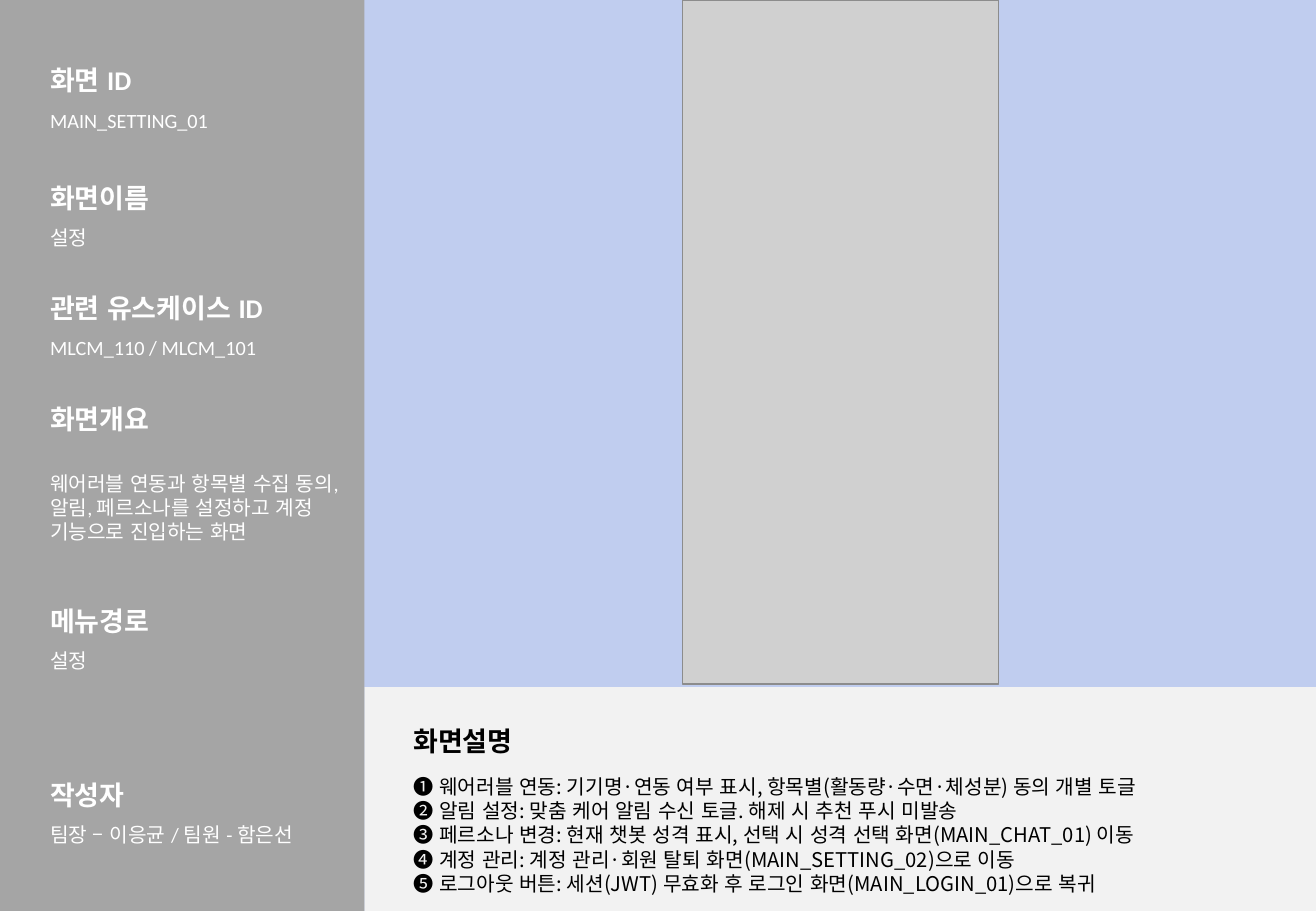
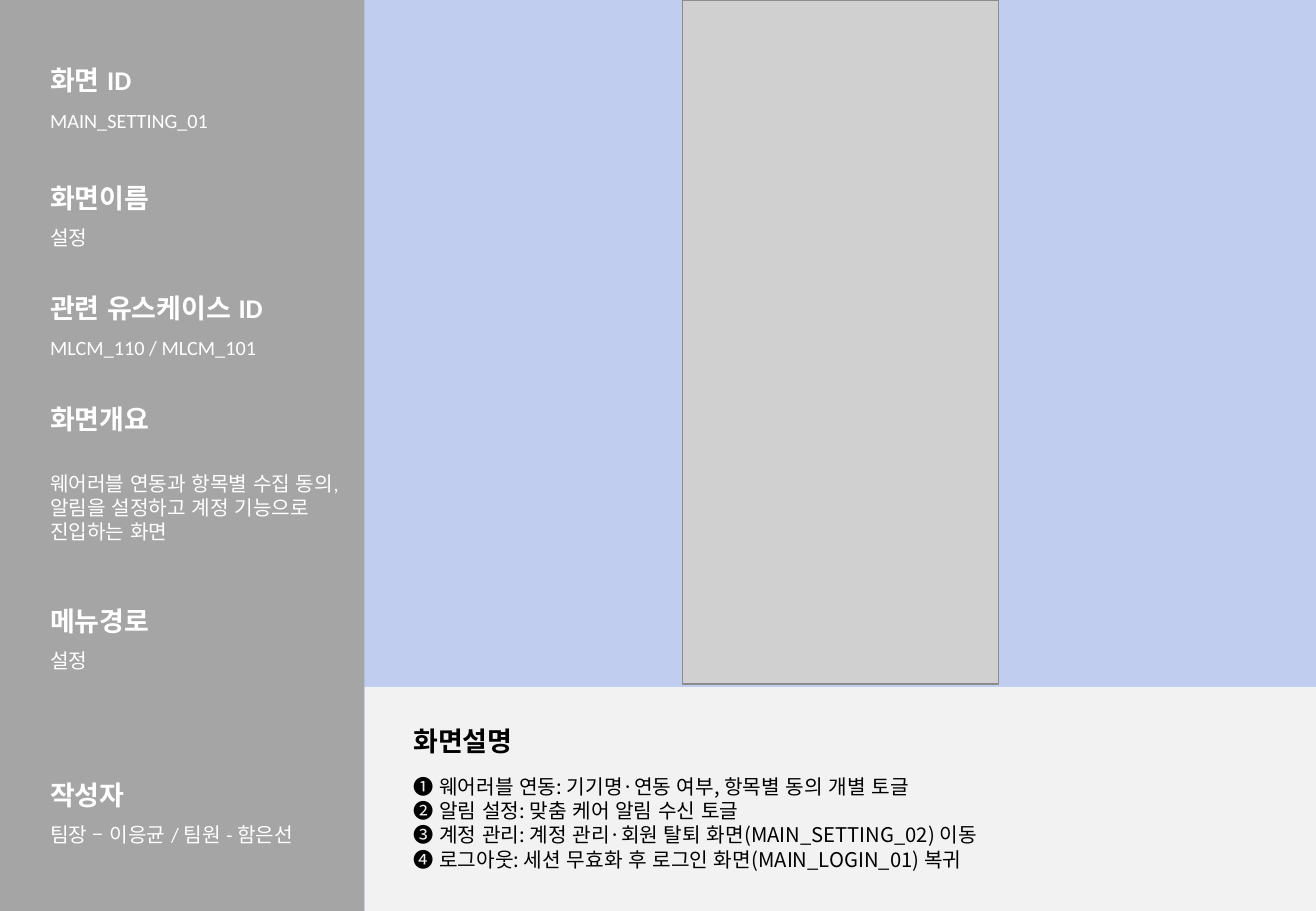
Before and after one commit to 2026-SMHRD-KDT-HealthCare-5/lisn, a slide deck: slide 17 of Documents/화면설계서_귀기울임.pptx. Drawn at 1316x911 pixels with LibreOffice and Linux fonts; fonts in the diff are those of the drawing; grey boxes stand for pictures. Boxes give left, top, right and bottom in pixels: in the first picture for what was removed or moved away, otherwise in the second. Text is boxed around its words. In the diff, an @@ line names an element or a change of style, - is before the commit and + after.

```diff
--- a/Documents/화면설계서_귀기울임.pptx
+++ b/Documents/화면설계서_귀기울임.pptx
@@ text at bbox=[50, 474, 339, 541]: text changed @@
-웨어러블 연동과 항목별 수집 동의, 알림, 페르소나를 설정하고 계정 기능으로 진입하는 화면
+웨어러블 연동과 항목별 수집 동의, 알림을 설정하고 계정 기능으로 진입하는 화면
@@ text at bbox=[413, 773, 977, 873]: text changed @@
-❶ 웨어러블 연동: 기기명·연동 여부 표시, 항목별(활동량·수면·체성분) 동의 개별 토글
-❷ 알림 설정: 맞춤 케어 알림 수신 토글. 해제 시 추천 푸시 미발송
-❸ 페르소나 변경: 현재 챗봇 성격 표시, 선택 시 성격 선택 화면(MAIN_CHAT_01) 이동
-❹ 계정 관리: 계정 관리·회원 탈퇴 화면(MAIN_SETTING_02)으로 이동
-❺ 로그아웃 버튼: 세션(JWT) 무효화 후 로그인 화면(MAIN_LOGIN_01)으로 복귀
+❶ 웨어러블 연동: 기기명·연동 여부, 항목별 동의 개별 토글
+❷ 알림 설정: 맞춤 케어 알림 수신 토글
+❸ 계정 관리: 계정 관리·회원 탈퇴 화면(MAIN_SETTING_02) 이동
+❹ 로그아웃: 세션 무효화 후 로그인 화면(MAIN_LOGIN_01) 복귀
```
Also in this commit, not shown: 4 other slides changed, 7 other files.
